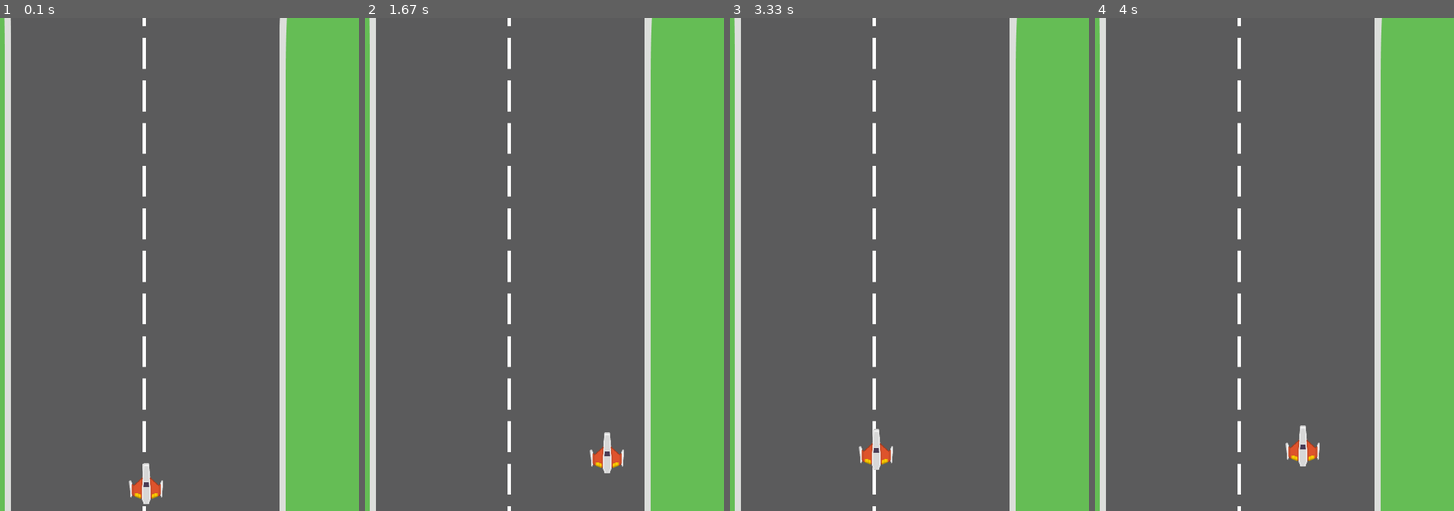
Above: before the commit, frames 1-4 (left to right).
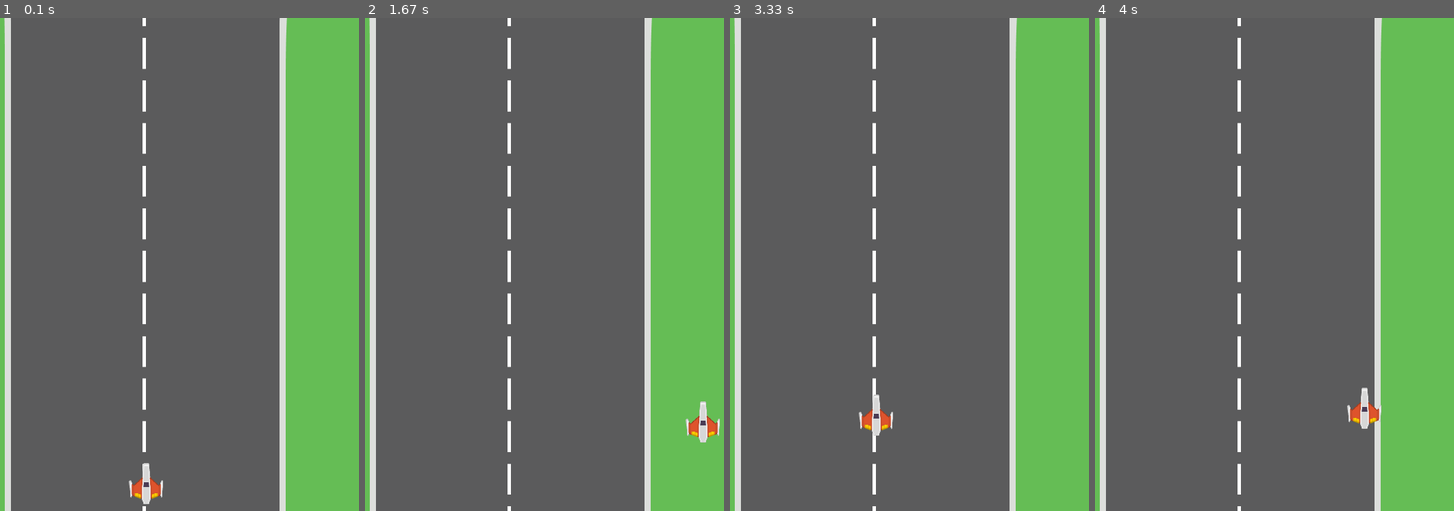
Above: after the commit, the same moments.

Repository: Danilo-C-Ramos/Pygame
Game: pygame game, started from Main.py
Two runs of this game, one before a commit and one after it. Both use one fixed random seed, a clock stepped at 60 frames per second and the inputs below.
Inputs:
- Up to frame 1 (0.1 s): no input
- Up to frame 2 (1.67 s): hold D 0.33-0.8 s; hold W 0.83-1.13 s; hold D 1.17-1.63 s
- Up to frame 3 (3.33 s): hold A 1.67-2.2 s; hold S 2.23-2.53 s; hold A 2.57-2.97 s; hold W from 3 s (still down)
- Up to frame 4 (4 s): release W at 3.37 s; hold D from 3.4 s (still down)

The runs differ from the first frame. In frame 1, less than 0.1% of the frame differs, in the area x 2-79%, y 0-1%; in frame 2, 0.8%, in the area x 62-99%, y 77-93%; in frame 3, 0.8%; in frame 4, 0.8%.

Commit message:
Testando collide

Diff:
--- a/Main.py
+++ b/Main.py
@@ -36,14 +36,6 @@
         if event.type == pygame.QUIT:
             state = FIM
         if event.type == pygame.KEYDOWN:
-            if event.key == pygame.K_LEFT:
-                player.speedx -= 5
-            if event.key == pygame.K_RIGHT:
-                player.speedx += 5
-            if event.key == pygame.K_UP:
-                player.speedy -= 5
-            if event.key == pygame.K_DOWN:
-                player.speedy += 5
             if event.key == pygame.K_a:
                 player.speedx -= 5
             if event.key == pygame.K_d:
@@ -53,14 +45,6 @@
             if event.key == pygame.K_s:
                 player.speedy += 5
         if event.type == pygame.KEYUP:
-            if event.key == pygame.K_LEFT:
-                player.speedx += 5
-            if event.key == pygame.K_RIGHT:
-                player.speedx -= 5
-            if event.key == pygame.K_UP:
-                player.speedy += 5
-            if event.key == pygame.K_DOWN:
-                player.speedy -= 5
             if event.key == pygame.K_a:
                 player.speedx += 5
             if event.key == pygame.K_d:
@@ -69,6 +53,12 @@
                 player.speedy += 5
             if event.key == pygame.K_s:
                 player.speedy -= 5
+
+    #bateu = pygame.sprite.spritecollide(player, obstaculo, True)
+    #if bateu:
+
+
+
 
 
     player.update()
--- a/config.py
+++ b/config.py
@@ -13,7 +13,7 @@
 #Dados gerais
 WIDTH = 720
 HEIGHT = 720
-FPS = 30
+FPS = 60
 
 # Define algumas variáveis com as cores básicas
 WHITE = (255, 255, 255)
--- a/sprites.py
+++ b/sprites.py
@@ -20,6 +20,7 @@
     def update(self):
         self.rect.x += self.speedx
         self.rect.y += self.speedy
+
 
 class Grama(pygame.sprite.Sprite):
     def __init__(self, assets, state):
@@ -49,7 +50,7 @@
 
 
 '''
-class Dog(pygame.sprite.Sprite):
+class Obstaculo(pygame.sprite.Sprite):
     def __init__(self, assets):
         pygame.sprite.Sprite.__init__(self)
 
